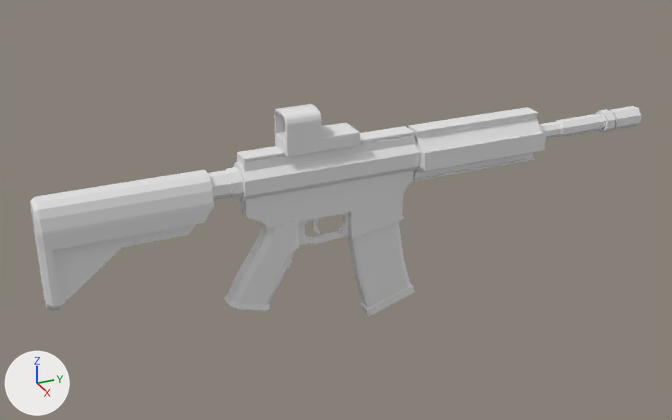
The Blender file Models/AssaultRifle/AssaultRifle.blend: old version first, new version second.
Both versions are drawn from a 50 mm camera at (5.25, -2.63, 2.54) aimed at (-0.1, -0.22, -0.14). Every picture has the same lights, and +X, +Y and +Z are marked at lower left. The older version comes first.
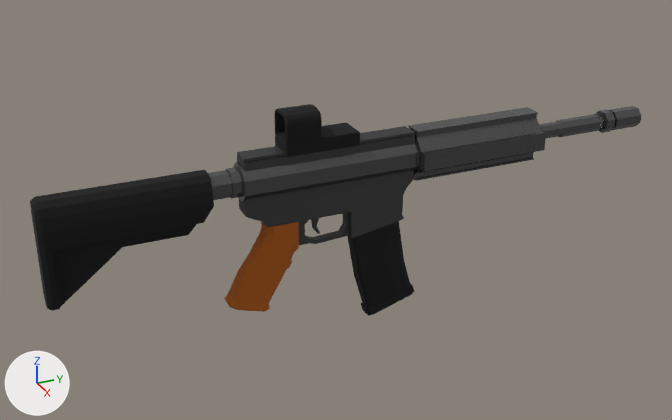
Where the change shows, as pixel boxes [x1, y1, x2, y2] in the pictures (672 x 420 px):
'Cylinder', recoloured (white to dark grey)
    both: [208, 106, 641, 202]
'Cube.003', recoloured (white to black)
    both: [30, 170, 214, 311]
'Cube', recoloured (white to dark grey)
    both: [237, 126, 415, 245]
'Cube.002', recoloured (white to black)
    both: [347, 221, 415, 316]
'Cube.001', recoloured (white to brown)
    both: [224, 222, 299, 312]
'Cube.004', recoloured (white to black)
    both: [274, 104, 360, 157]

The change, as a list of edits to the scene's bpy script:
```text
Add mat_blackplastic:
    mat_blackplastic = principled_material('BlackPlastic')
    mat_blackplastic.base_color = (0.0, 0.0, 0.0)  # black #000000
    mat_blackplastic.roughness = 0.885
Add mat_wood:
    mat_wood = bpy.data.materials.new('Wood')
    # nodes: BsdfPrincipled, Bump, Mapping, OutputMaterial, TexCoord, TexNoise, ValToRGB
    # colours: brown #a36000, brown #a94800
Add mat_body:
    mat_body = principled_material('Body')
    mat_body.base_color = (0.0692, 0.0692, 0.0692)  # dark grey #4a4a4a
    mat_body.metallic = 0.708
    mat_body.roughness = 0.585
Add mat_metal:
    mat_metal = principled_material('Metal')
    mat_metal.base_color = (0.115, 0.115, 0.115)  # dark grey #5f5f5f
    mat_metal.metallic = 0.769
    mat_metal.roughness = 0.162
Change me_cylinder_001:
    where me_cylinder_001.from_pydata(...)  # 248 vertices, 230 faces; spans x -2.4..2.4, y -2.6..2.3, z -52.8..0.8
    add me_cylinder_001.materials.append(mat_metal)  # dark grey #5f5f5f
Change me_cube_001:
    where me_cube_001.from_pydata(...)  # 146 vertices, 143 faces; spans x -0.76..0.76, y -6.08..4.98, z -3.55..2.97
    add me_cube_001.materials.append(mat_body)  # dark grey #4a4a4a
Change me_cube_002:
    where me_cube_002.from_pydata(...)  # 104 vertices, 101 faces; spans x -1.01..1.01, y -3.35..1.0, z -5.41..1.07
    add me_cube_002.materials.append(mat_wood)
Change me_cube_003:
    where me_cube_003.from_pydata(...)  # 80 vertices, 74 faces; spans x -1.1..1.1, y -1.0..1.8, z -14.8..1.0
    add me_cube_003.materials.append(mat_blackplastic)  # black #000000
Change me_cube_004:
    where me_cube_004.from_pydata(...)  # 84 vertices, 80 faces; spans x -1.08..1.1, y -1.35..9.26, z -4.72..1.55
    add me_cube_004.materials.append(mat_blackplastic)  # black #000000
Change me_cube_005:
    where me_cube_005.from_pydata(...)  # 167 vertices, 183 faces; spans x -1.0..1.0, y -3.33..1.77, z -1.0..1.77
    add me_cube_005.materials.append(mat_blackplastic)  # black #000000
```
